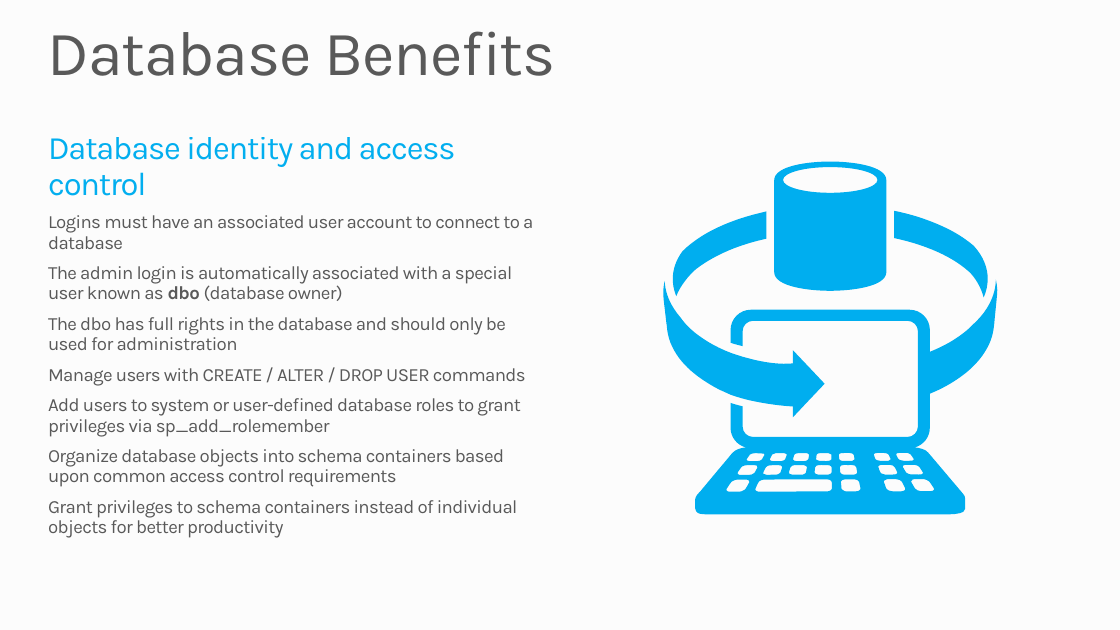
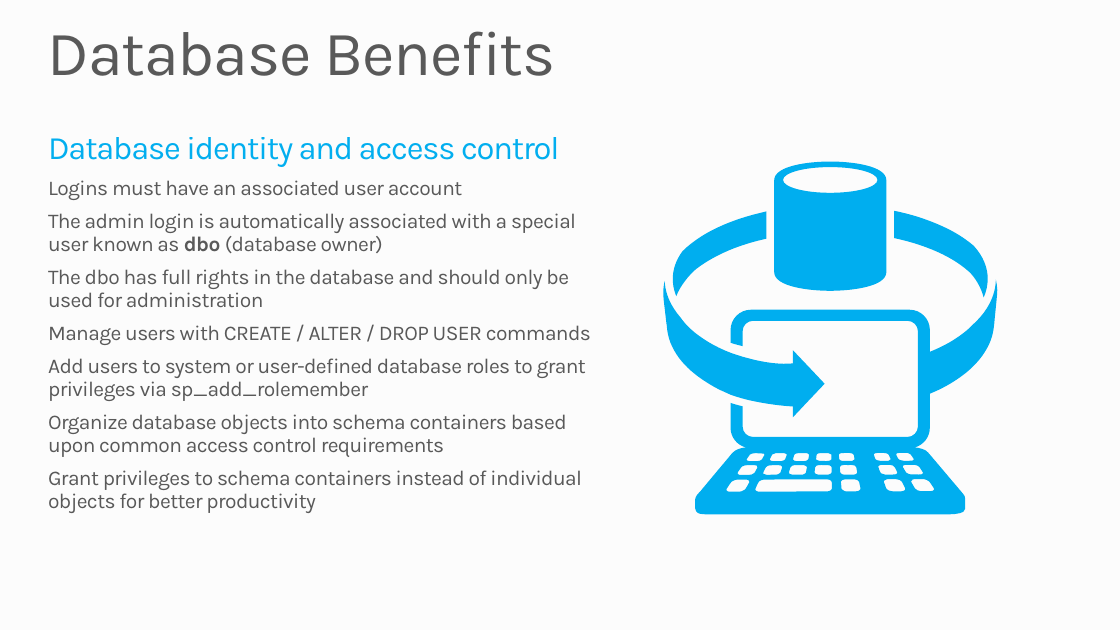
Before and after one commit to mwasham/WATK-Presentations, a slide deck: slide 18 of WindowsAzureSQLDatabase/WindowsAzureSQLDatabase.pptx. Drawn at 1120x630 pixels with LibreOffice and Linux fonts; fonts in the diff are those of the drawing; background and template pictures are left out. Boxes give left, top, right and bottom in pixels: in the first picture for what was removed or moved away, otherwise in the second. Text is boxed around its words. In the diff, an @@ line names an element or a change of style, - is before the commit and + after.

```diff
--- a/WindowsAzureSQLDatabase/WindowsAzureSQLDatabase.pptx
+++ b/WindowsAzureSQLDatabase/WindowsAzureSQLDatabase.pptx
@@ text at (48, 180, 462, 200): text changed; size 16 to 18 pt @@
-  Logins must have an associated user account to connect to a database
+  Logins must have an associated user account
@@ text at (48, 213, 591, 513): size 16 to 18 pt in "The admin login is automatically associated with ...", "The dbo has full rights in the ...", "Manage users with CREATE / ALTER / ...", "Add users to system or user-defined database ..." and 2 more places @@
```
Also in this commit, not shown: 9 other slides changed, 1 slide added, 2 slides removed.
